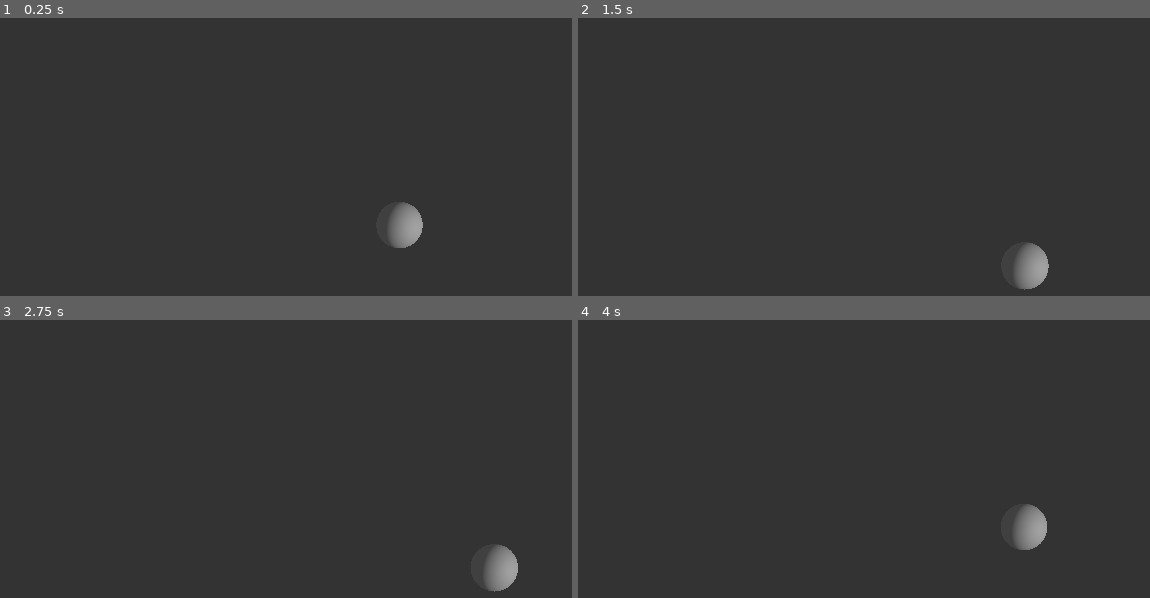
Above: before the commit, frames 1-4 (two rows, left to right).
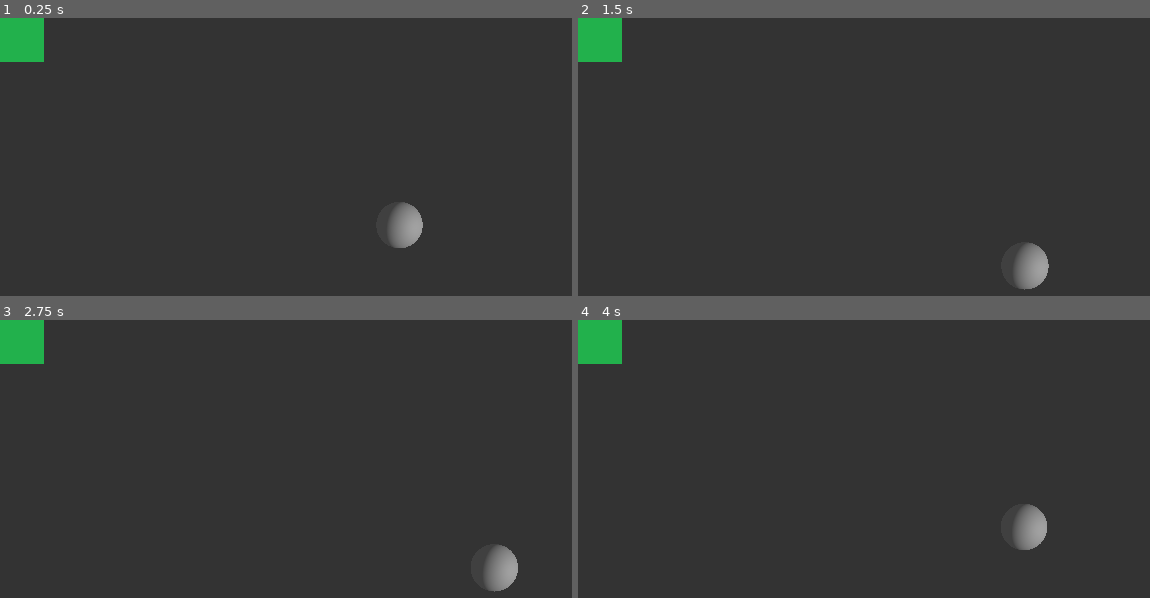
Above: after the commit, the same moments.

Repository: greatbrick0/GMTK-Jam-2024
Game: Godot game, scene res://Scenes/Levels/level_1.tscn
Same seed, same stepped clock (60 frames per second), same inputs: the game is played once before the commit and once after it.
Inputs:
- Up to frame 1 (0.25 s): no input
- Up to frame 2 (1.5 s): tap Enter at 0.5 s; hold D (MoveRight) 0.53-1.28 s; tap Space at 1.25 s; hold S (MoveDown) from 1.28 s (still down)
- Up to frame 3 (2.75 s): tap Enter at 2 s; release S (MoveDown) at 2.03 s; hold D (MoveRight) from 2.03 s (still down)
- Up to frame 4 (4 s): tap Space at 2.75 s; release D (MoveRight) at 2.78 s; hold W (MoveUp) 2.78-3.53 s; tap Enter at 3.5 s; hold A (MoveLeft) from 3.53 s (still down)

The runs differ from the first frame. In frame 1, 1.2% of the frame differs, in the area x 0-8%, y 0-16%; in frame 2, 1.2%; in frame 3, 1.2%; in frame 4, 1.2%.

Commit message:
Setting Up TileMap Data

Diff:
--- a/Scenes/Levels/level_1.tscn
+++ b/Scenes/Levels/level_1.tscn
@@ -1,7 +1,20 @@
-[gd_scene load_steps=4 format=3 uid="uid://vvc5yfc4g37l"]
+[gd_scene load_steps=7 format=3 uid="uid://vvc5yfc4g37l"]
 
 [ext_resource type="PackedScene" uid="uid://b5ke5fcwyf1lg" path="res://Scenes/basic_slime.tscn" id="1_iuon6"]
-[ext_resource type="MeshLibrary" uid="uid://buv462r46jhlq" path="res://Art/Models/GroundTiles0.tres" id="2_ftv2b"]
+[ext_resource type="Script" path="res://Scripts/Level.gd" id="1_jbn6u"]
+[ext_resource type="Texture2D" uid="uid://dhhnp6x275thb" path="res://Art/Images/TileMapData.png" id="2_f76gy"]
+
+[sub_resource type="TileSetAtlasSource" id="TileSetAtlasSource_78i1y"]
+texture = ExtResource("2_f76gy")
+texture_region_size = Vector2i(32, 32)
+0:0/0 = 0
+1:0/0 = 0
+
+[sub_resource type="TileSet" id="TileSet_p0oox"]
+tile_size = Vector2i(32, 32)
+custom_data_layer_0/name = "Ground"
+custom_data_layer_0/type = 0
+sources/1 = SubResource("TileSetAtlasSource_78i1y")
 
 [sub_resource type="Environment" id="Environment_kbt1j"]
 background_mode = 1
@@ -18,11 +31,14 @@
 [node name="Level1" type="Node3D"]
 
 [node name="Level" type="Node3D" parent="."]
+script = ExtResource("1_jbn6u")
 
 [node name="BasicSlime" parent="Level" instance=ExtResource("1_iuon6")]
 
-[node name="GridMap" type="GridMap" parent="Level"]
-mesh_library = ExtResource("2_ftv2b")
+[node name="TileMap" type="TileMap" parent="Level"]
+tile_set = SubResource("TileSet_p0oox")
+format = 2
+layer_0/tile_data = PackedInt32Array(-1, 65537, 0, -65536, 65537, 0, -65535, 65537, 0, 65535, 65537, 0, 0, 65537, 0, 1, 65537, 0, 131071, 65537, 0, 65536, 65537, 0, 65537, 65537, 0)
 
 [node name="Camera3D" type="Camera3D" parent="."]
 transform = Transform3D(1, 0, 0, 0, 0.5, 0.866026, 0, -0.866026, 0.5, 0, 24, 14)
--- /dev/null
+++ b/Scripts/Level.gd
@@ -0,0 +1,5 @@
+extends Node3D
+
+func ReadTile(pos: Vector2i, height: int):
+	$TileMap.get_cell_tile_data(height, pos)
+	pass
Binary file added: Art/Images/TileMapData.png
Not shown, added: Art/Images/TileMapData.png.import
